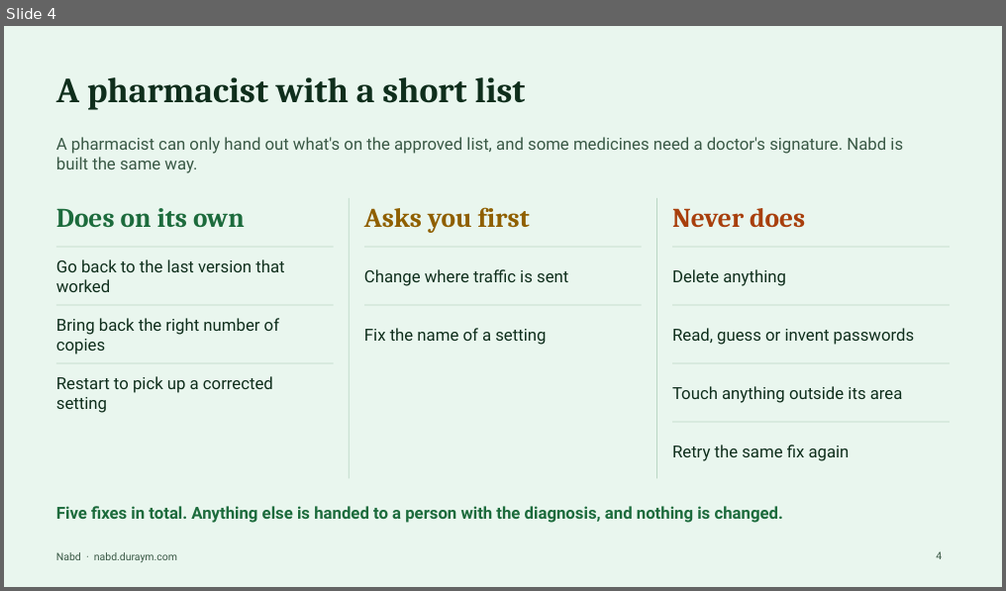
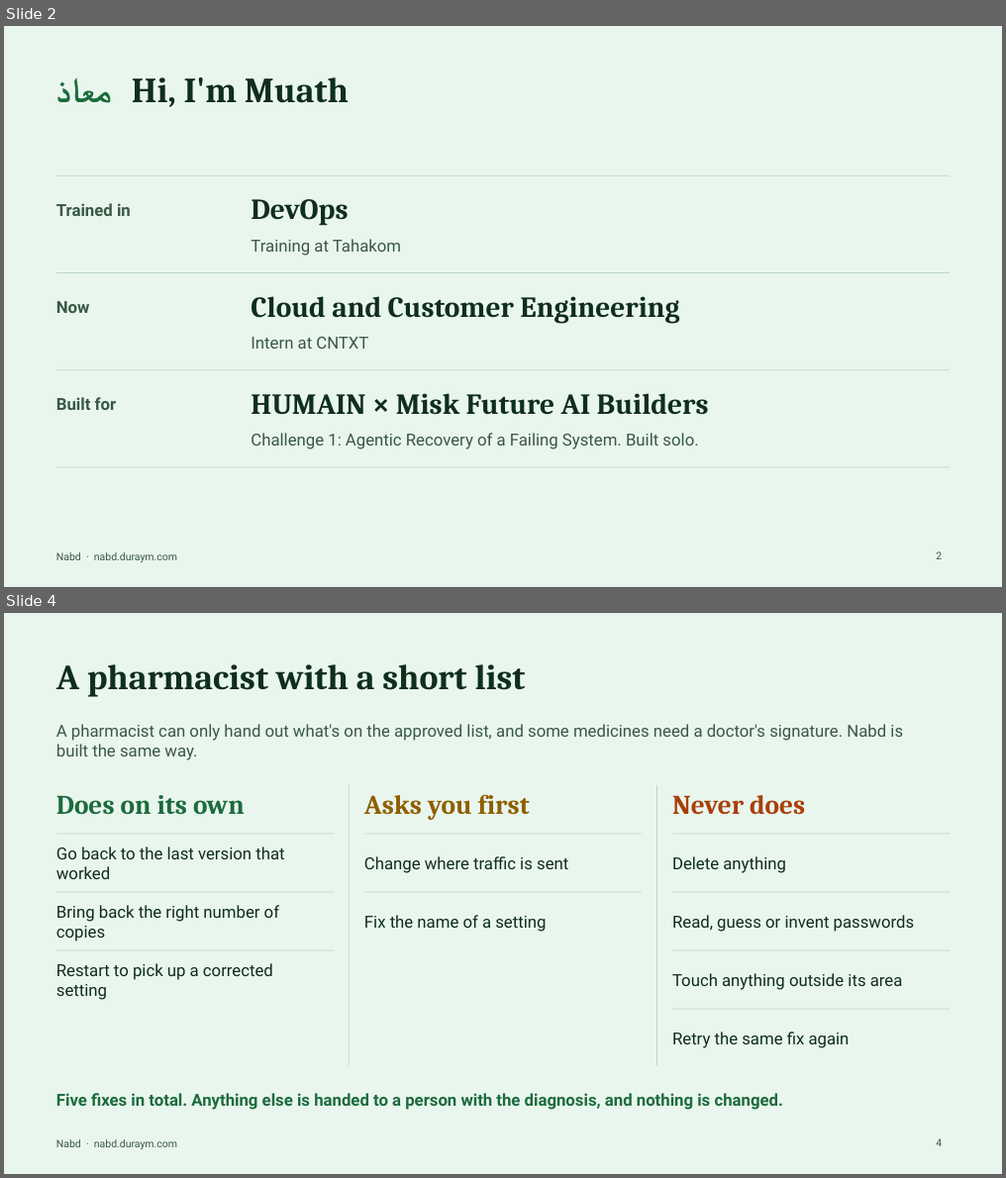
Before and after one commit to moaddreem/k8s-healing-agent, a slide deck: submission/Nabd-deck.pptx. Shown one above the other, each under a label of ours: slide 4 before the commit, slides 2 and 4 after it; the slides between them are not shown. The pictures are 1006x591 and 1006x1178 pixels, drawn with LibreOffice and Linux fonts; fonts in the diff are those of the drawing. Boxes give left, top, right and bottom in pixels: in the first picture for what was removed or moved away, otherwise in the second. Text is boxed around its words. In the diff, an @@ line names an element or a change of style, - is before the commit and + after.

```diff
--- a/submission/Nabd-deck.pptx
+++ b/submission/Nabd-deck.pptx
@@ slide 2 added at (4, 26, 1002, 587), background #E9F6EE; not listed: 1 template element that a slide beside it also shows @@
@@ title added at (132, 77, 349, 107), 34 pt, text #0F2E1C, bold @@
+Hi, I'm Muath معاذ
@@ line added from (56, 175) to (949, 175), #B9D6C3 0.75 pt @@
@@ text added at (56, 203, 131, 216), 16 pt, text #395845, bold @@
+Trained in
@@ text added at (251, 199, 348, 226), 28 pt, text #0F2E1C, bold @@
+DevOps
@@ text added at (251, 239, 401, 256), 16 pt, text #395845 @@
+Training at Tahakom
@@ line added from (56, 274) to (949, 274), #B9D6C3 0.75 pt @@
@@ text added at (56, 301, 90, 313), 16 pt, text #395845, bold @@
+Now
@@ text added at (251, 296, 679, 323), 28 pt, text #0F2E1C, bold @@
+Cloud and Customer Engineering
@@ text added at (251, 337, 368, 349), 16 pt, text #395845 @@
+Intern at CNTXT
@@ line added from (56, 371) to (949, 371), #B9D6C3 0.75 pt @@
@@ text added at (56, 397, 117, 410), 16 pt, text #395845, bold @@
+Built for
@@ text added at (251, 393, 709, 415), 28 pt, text #0F2E1C, bold @@
+HUMAIN × Misk Future AI Builders
@@ text added at (251, 433, 698, 450), 16 pt, text #395845 @@
+Challenge 1: Agentic Recovery of a Failing System. Built solo.
@@ line added from (56, 468) to (949, 468), #B9D6C3 0.75 pt @@
@@ page number added at (936, 552, 942, 560), 10 pt, text #395845 @@
+2
```
Also in this commit, not shown: 2 slides changed, 1 slide removed, 2 other files.
